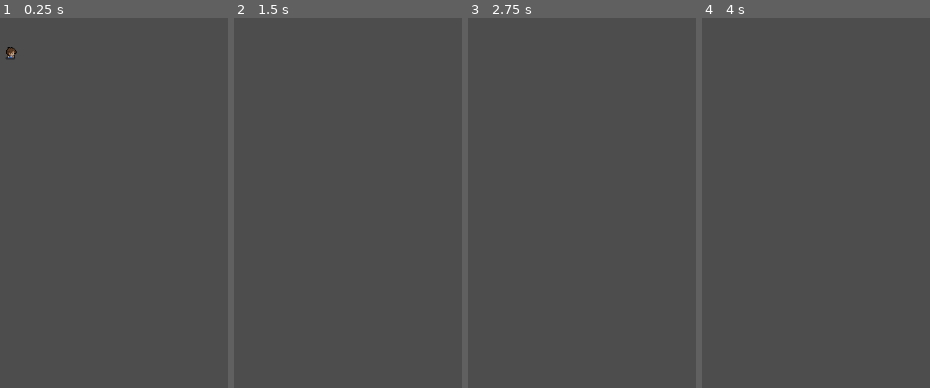
Above: before the commit, frames 1-4 (left to right).
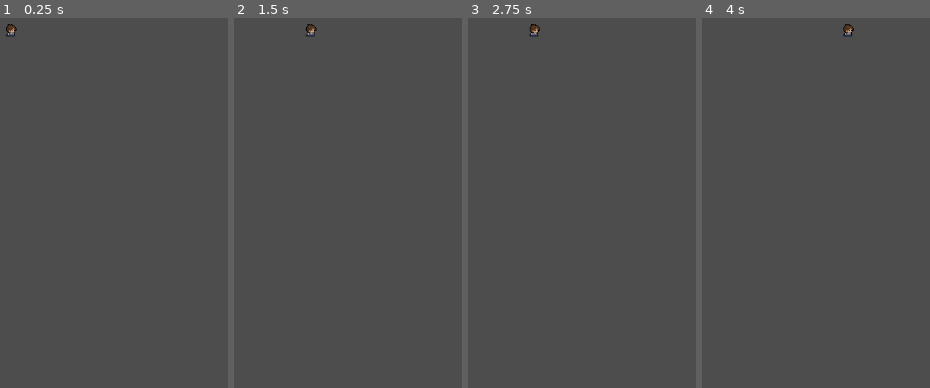
Above: after the commit, the same moments.

Repository: skuncc/ld55
Game: Godot game, scene res://scenes/player.tscn
Two runs of this game, one before a commit and one after it. Both use one fixed random seed, a clock stepped at 60 frames per second and the inputs below. The project has no main scene, so this scene is started directly.
Inputs:
- Up to frame 1 (0.25 s): no input
- Up to frame 2 (1.5 s): tap Enter (ui_accept) at 0.5, 0.6, 0.77, 1.07, 1.35 s; hold Right (ui_right) from 0.53 s (still down)
- Up to frame 3 (2.75 s): tap Enter (ui_accept) at 1.52, 1.82, 2.1 s; release Right (ui_right) at 2.03 s; hold Left (ui_left) from 2.03 s (still down)
- Up to frame 4 (4 s): tap Enter (ui_accept) at 2.75, 2.85, 3.02, 3.32, 3.6, 3.77 s; release Left (ui_left) at 2.78 s; hold Right (ui_right) from 2.78 s (still down)

The runs differ from the first frame. In frame 1, 0.3% of the frame differs, in the area x 2-8%, y 1-12%; in frame 2, 0.1%; in frame 3, 0.1%; in frame 4, 0.1%.

Commit message:
megahaul update.
game works :3 its boring, tho. going to keep using these textures until we get a working dialogue and inventory system going.

aaaand lots of other stuff, too >..>;;

Diff:
--- a/if you summon, fae will come/scripts/player.gd
+++ b/if you summon, fae will come/scripts/player.gd
@@ -1,28 +1,26 @@
 extends CharacterBody2D
 
-
-const SPEED = 300.0
-const JUMP_VELOCITY = -400.0
-
-# Get the gravity from the project settings to be synced with RigidBody nodes.
-var gravity = ProjectSettings.get_setting("physics/2d/default_gravity")
-
+const speed = 100
 
 func _physics_process(delta):
-	# Add the gravity.
-	if not is_on_floor():
-		velocity.y += gravity * delta
+	player_movement(delta)
 
-	# Handle jump.
-	if Input.is_action_just_pressed("ui_accept") and is_on_floor():
-		velocity.y = JUMP_VELOCITY
+func player_movement(delta):
 
-	# Get the input direction and handle the movement/deceleration.
-	# As good practice, you should replace UI actions with custom gameplay actions.
-	var direction = Input.get_axis("ui_left", "ui_right")
-	if direction:
-		velocity.x = direction * SPEED
+	if Input.is_action_pressed("ui_right"):
+		velocity.x = speed
+		velocity.y = 0
+	elif Input.is_action_pressed("ui_left"):
+		velocity.x = -speed
+		velocity.y = 0
+	elif Input.is_action_pressed("ui_down"):
+		velocity.x = 0
+		velocity.y = speed
+	elif Input.is_action_pressed("ui_up"):
+		velocity.x = 0
+		velocity.y = -speed
 	else:
-		velocity.x = move_toward(velocity.x, 0, SPEED)
+		velocity.x = 0
+		velocity.y = 0
 
 	move_and_slide()
Not shown, added: LD55.jpg
